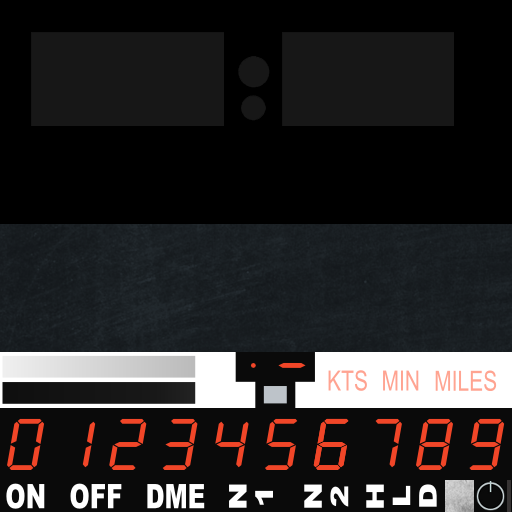
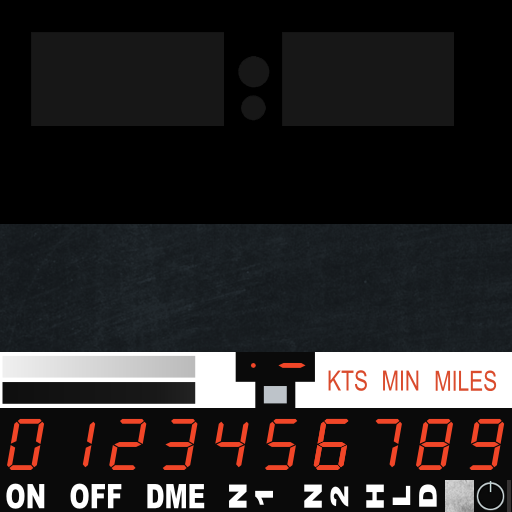
Two versions of the same layered image (w=512, h=512). Layer-by-layer changes:
added layer "Clipboard #4" above "Clipboard #3" over [328, 370, 497, 391]
painted on "Clipboard #3" over [328, 370, 497, 391]
